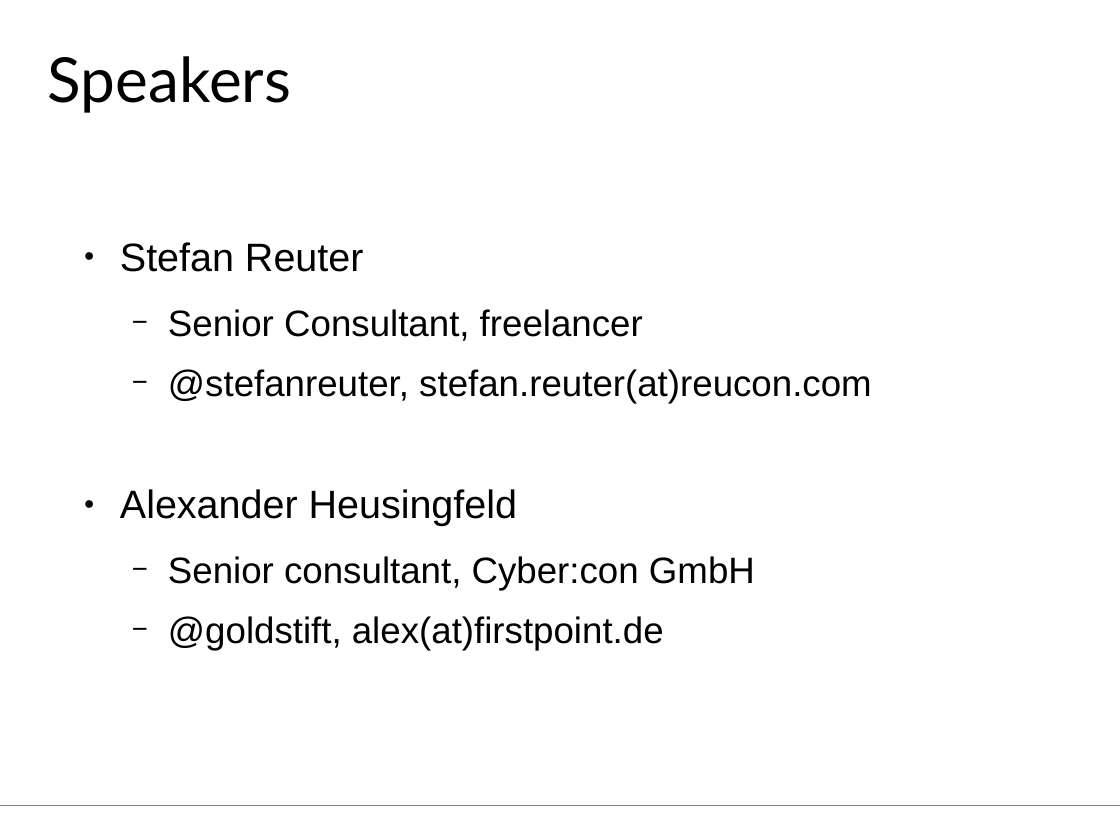
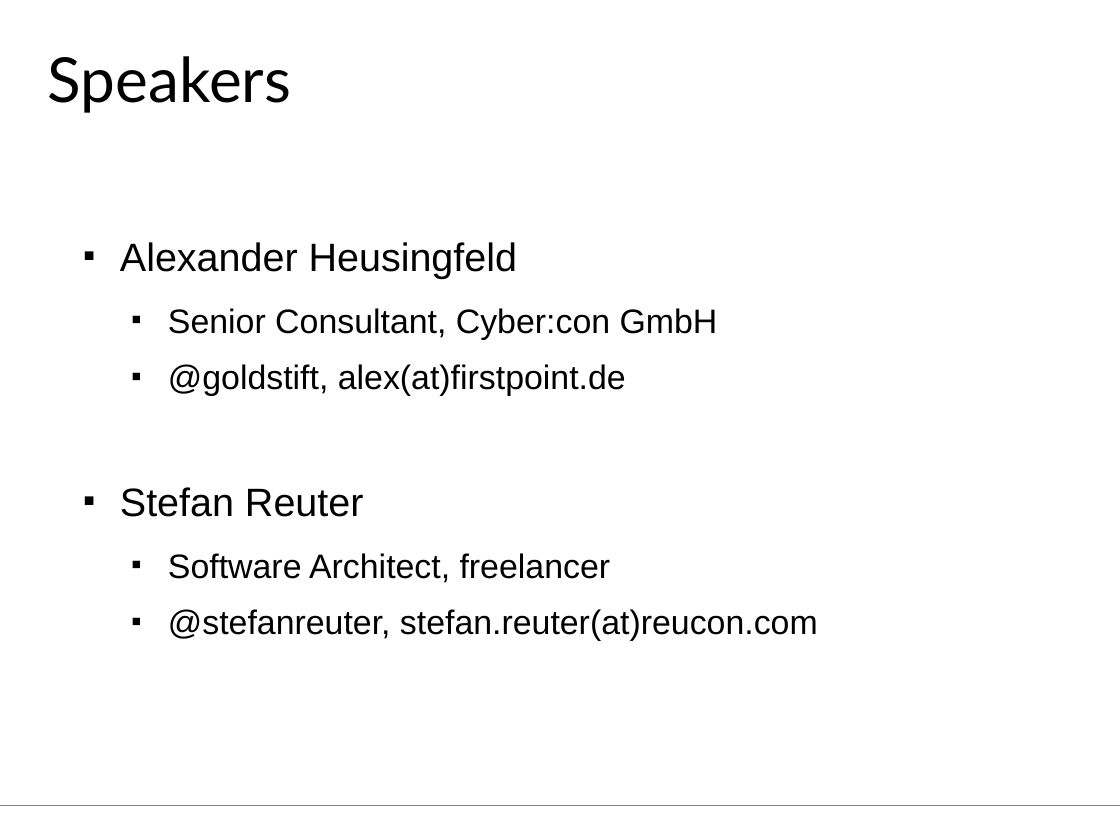
Before and after one commit to aheusingfeld/javaone2012, a slide deck: slide 2 of slides/eai-slides.odp. Drawn at 1120x840 pixels with LibreOffice and Linux fonts; fonts in the diff are those of the drawing. Boxes give left, top, right and bottom in pixels: in the first picture for what was removed or moved away, otherwise in the second. Text is boxed around its words. In the diff, an @@ line names an element or a change of style, - is before the commit and + after.

```diff
--- a/slides/eai-slides.odp
+++ b/slides/eai-slides.odp
@@ text at <box>120,242,718,396</box>: paragraphs added @@
+■ Alexander Heusingfeld
+  ■ Senior Consultant, Cyber:con GmbH
+  ■ @goldstift, alex(at)firstpoint.de
@@ text at <box>120,489,755,650</box>: paragraphs removed @@
-● Alexander Heusingfeld
-  − Senior consultant, Cyber:con GmbH
-  − @goldstift, alex(at)firstpoint.de
@@ text at <box>120,487,818,641</box>: size 26 to 24 pt in "@stefanreuter, stefan.reuter(at)reucon.com"; bullet ● to ■; bullet − to ■ @@
@@ text at <box>168,553,611,583</box>: text changed; size 26 to 24 pt @@
-  − Senior Consultant, freelancer
+  ■ Software Architect, freelancer
```
Also in this commit, not shown: 12 other slides changed, 9 slides added, 1 slide removed, 1 other file.
